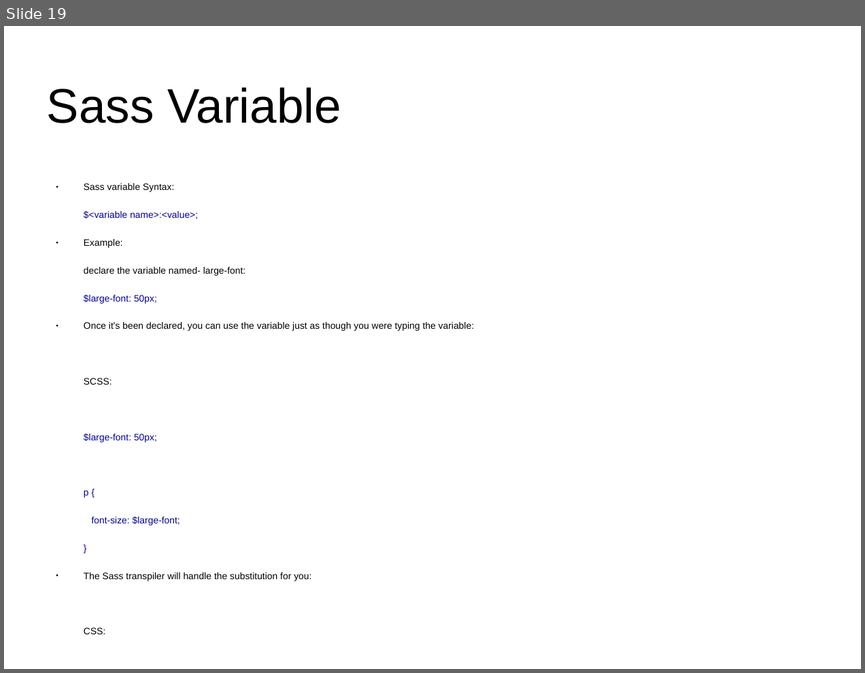
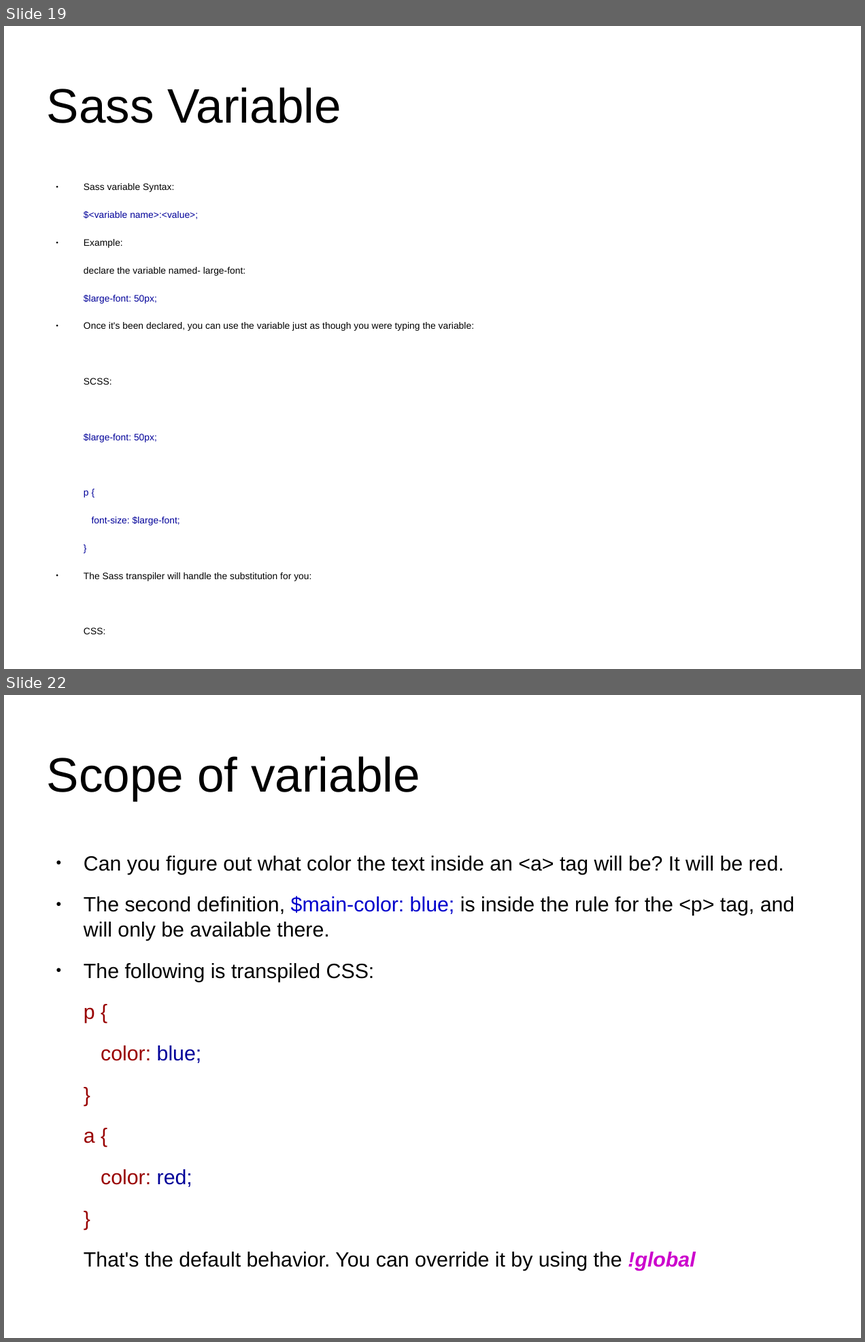
Before and after one commit to anumsh/SASS-Basics, a slide deck: SASS_basics.odp. Shown one above the other, each under a label of ours: slide 19 before the commit, slides 19 and 22 after it; the slides between them are not shown. The pictures are 865x673 and 865x1342 pixels, drawn with LibreOffice and Linux fonts; fonts in the diff are those of the drawing; background and template pictures are left out. Boxes give left, top, right and bottom in pixels: in the first picture for what was removed or moved away, otherwise in the second. Text is boxed around its words. In the diff, an @@ line names an element or a change of style, - is before the commit and + after.

Commit message:
feat: Sass Variable Scope

```diff
--- a/SASS_basics.odp
+++ b/SASS_basics.odp
@@ slide 22 added at <box>4,695,861,1338</box>, background #FFFFFF @@
@@ title added at <box>47,756,420,800</box>, 44.8 pt, text #000000 @@
+Scope of variable
@@ text added at <box>84,855,795,1270</box>, 19.1 pt, text #000000 @@
+● Can you figure out what color the text inside an <a> tag will be? It will be red.
+● The second definition, $main-color: blue; is inside the rule for the <p> tag, and will only be available there.
+● The following is transpiled CSS:
+p {
+color: blue;
+}
+a {
+color: red;
+}
+That's the default behavior. You can override it by using the !global
```
Also in this commit, not shown: 3 other slides added.
